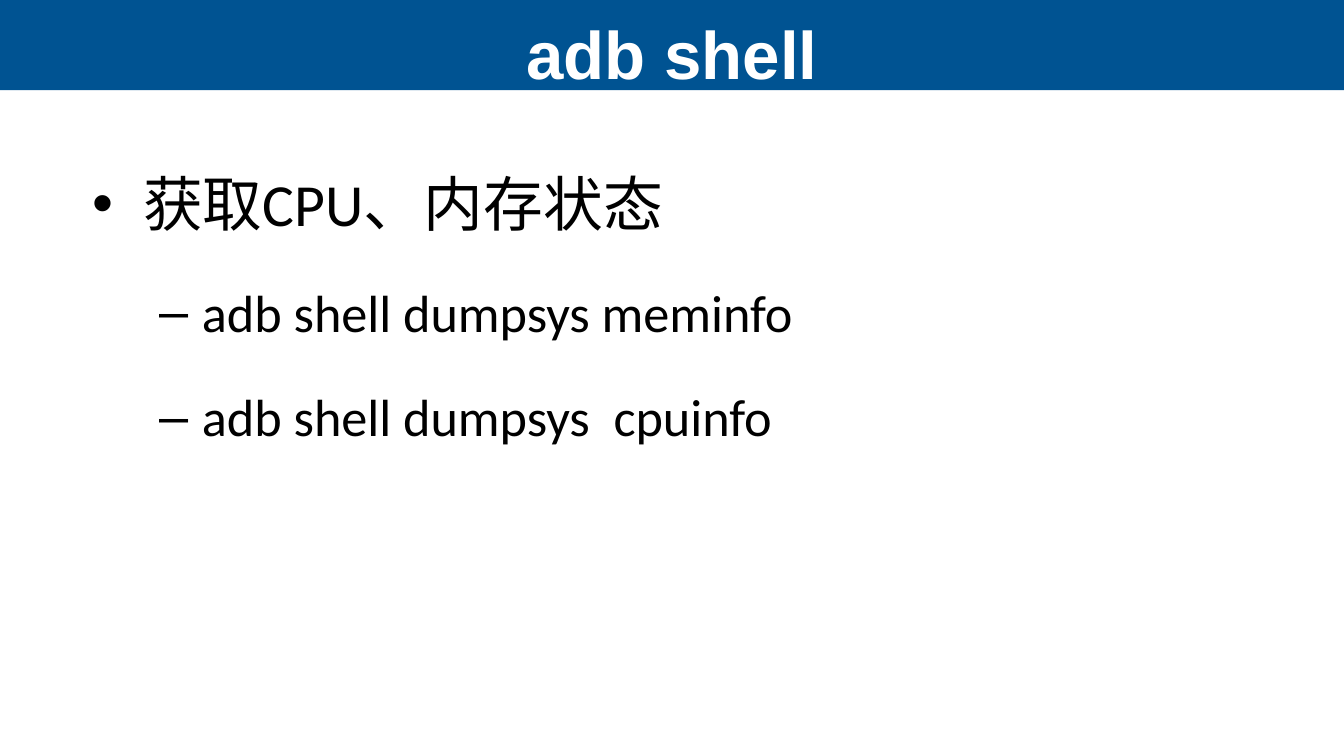
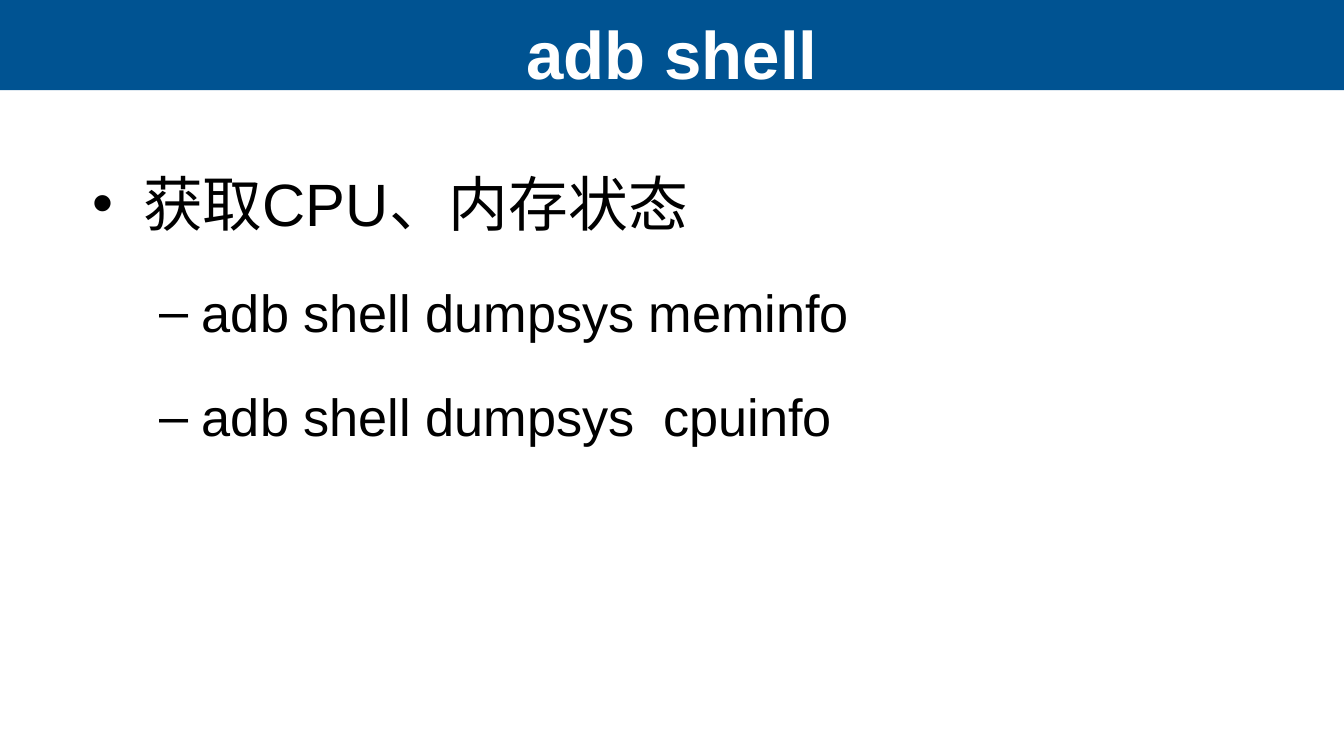
Before and after one commit to lihuanzhen2016/app-testing, a slide deck: slide 20 of PPT/03 ADB命令.pptx. Drawn at 1344x756 pixels with LibreOffice and Linux fonts; fonts in the diff are those of the drawing. Boxes give left, top, right and bottom in pixels: in the first picture for what was removed or moved away, otherwise in the second. Text is boxed around its words. In the diff, an @@ line names an element or a change of style, - is before the commit and + after.

```diff
--- a/PPT/03 ADB命令.pptx
+++ b/PPT/03 ADB命令.pptx
@@ text "获取CPU、内存状态" at (143,175,849,447): font Calibri to Arial @@
```
Also in this commit, not shown: 13 other slides changed, 1 slide added, 1 slide removed, 1 other file.
